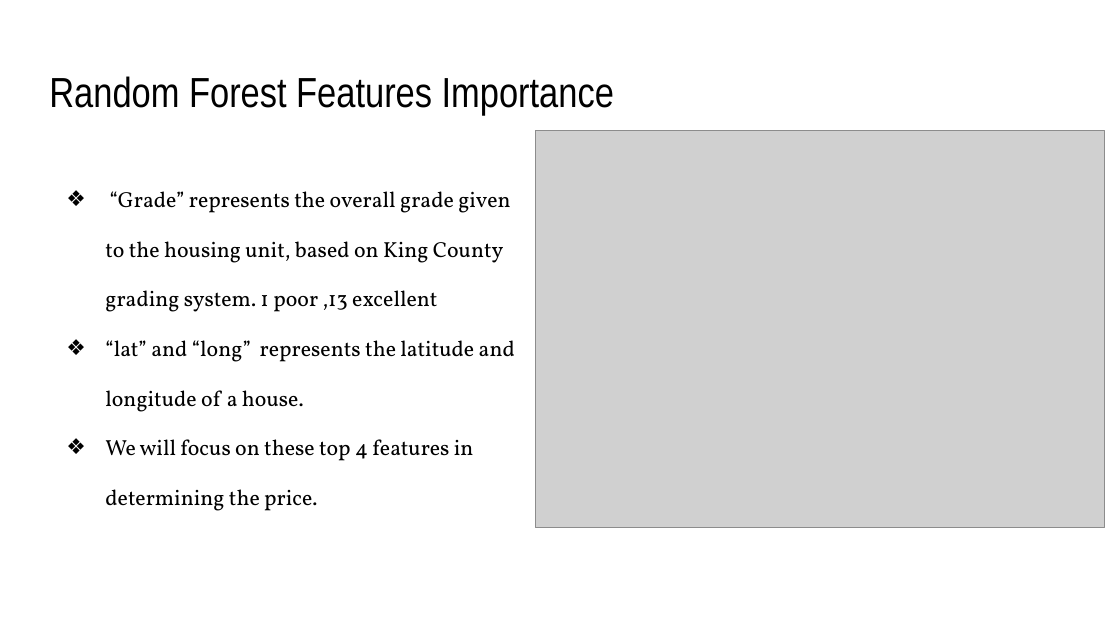
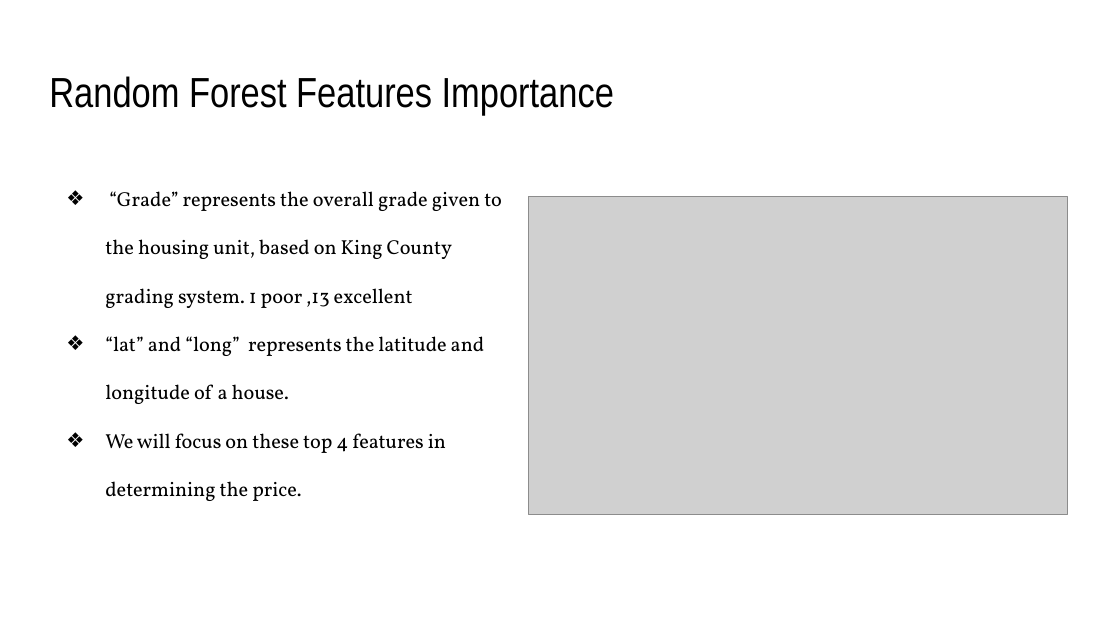
Before and after one commit to KierraDangerfield/Predicting-King-County-House-Prices, a slide deck: slide 6 of Reports/Predicting King County House Prices.pptx. Drawn at 1120x630 pixels with LibreOffice and Linux fonts; fonts in the diff are those of the drawing; grey boxes stand for pictures. Boxes give left, top, right and bottom in pixels: in the first picture for what was removed or moved away, otherwise in the second. Text is boxed around its words. In the diff, an @@ line names an element or a change of style, - is before the commit and + after.

```diff
--- a/Reports/Predicting King County House Prices.pptx
+++ b/Reports/Predicting King County House Prices.pptx
@@ text "“Grade” represents the overall grade ..." at bbox=[105, 191, 502, 501]: size 14 to 12.9 pt; line spacing 1.9 to 2 @@
@@ picture: place and size @@
-picture at bbox=[535, 130, 1105, 528]
+picture at bbox=[529, 196, 1067, 514]
```
Also in this commit, not shown: 9 other slides changed, 2 slides added.
